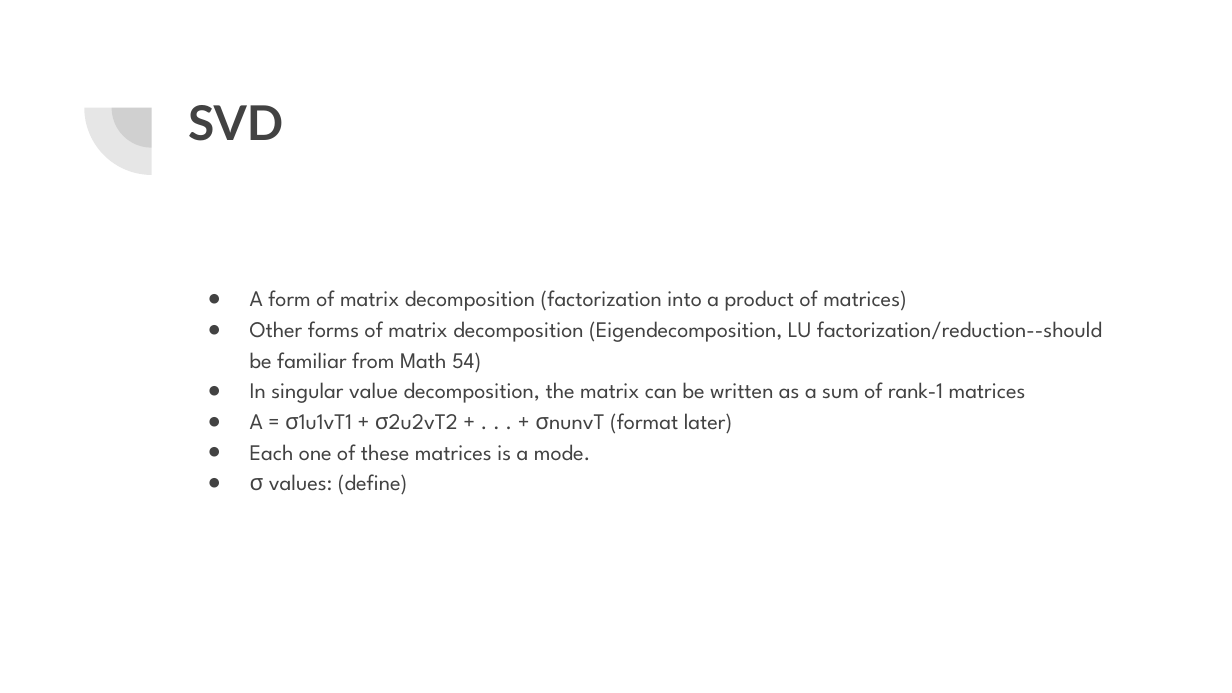
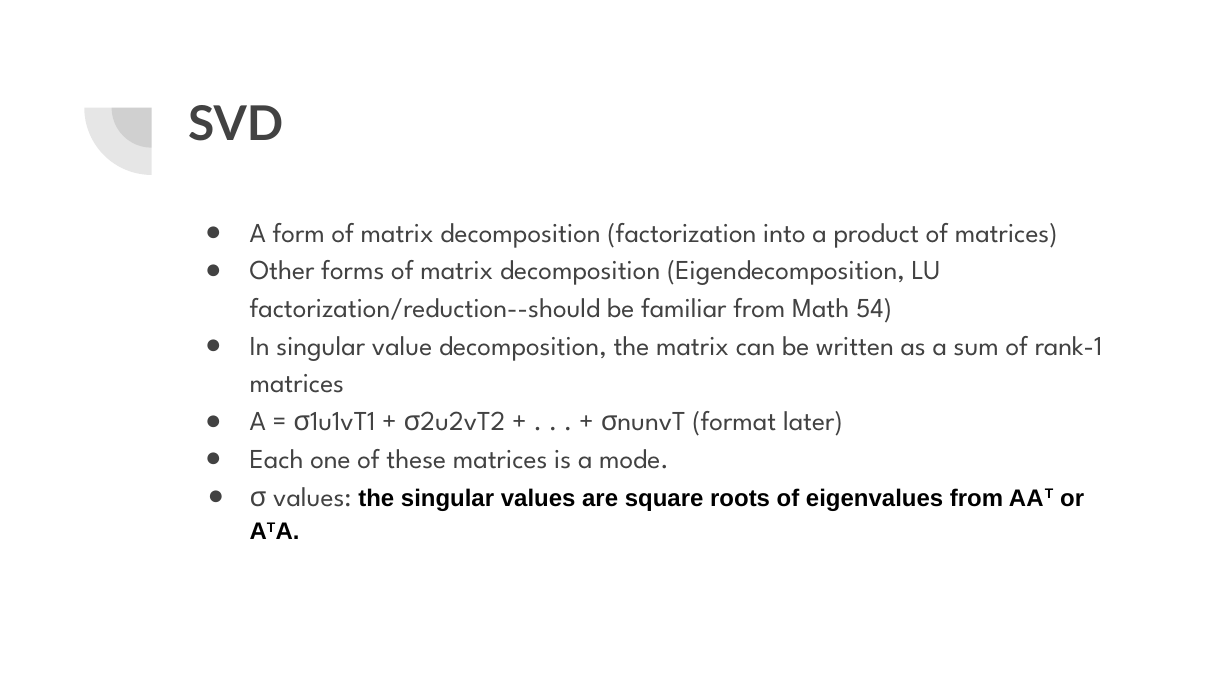
Before and after one commit to al1563/CS189FinalProjectT, a slide deck: slide 2 of Lecture and Notes/Lecture 1.pptx. Drawn at 1232x693 pixels with LibreOffice and Linux fonts; fonts in the diff are those of the drawing. Boxes give left, top, right and bottom in pixels: in the first picture for what was removed or moved away, otherwise in the second. Text is boxed around its words. In the diff, an @@ line names an element or a change of style, - is before the commit and + after.

```diff
--- a/Lecture and Notes/Lecture 1.pptx
+++ b/Lecture and Notes/Lecture 1.pptx
@@ text "A form of matrix decomposition ...": place and size @@
-text "A form of matrix decomposition ..." at (250,290,1102,495)
+text "A form of matrix decomposition ..." at (250,223,1103,511)
@@ text at (250,223,1103,469): size 13 to 16 pt in "A form of matrix decomposition (factorization into ...", "Other forms of matrix decomposition (Eigendecomposition, LU ...", "In singular value decomposition, the matrix can ...", "A = σ1u1vT1 + σ2u2vT2 + . ..." and 1 more places; indent changed @@
@@ text at (250,487,1084,511): text changed; size 13 to 14 pt; font League Spartan to Arial; text colour #424242 to #000000; bold on @@
-● σ values: (define)
+● σ values: the singular values are square roots of eigenvalues from AAT or ATA.
```
Also in this commit, not shown: 1 other slide changed, 6 slides added, 4 slides removed, 8 other files.
